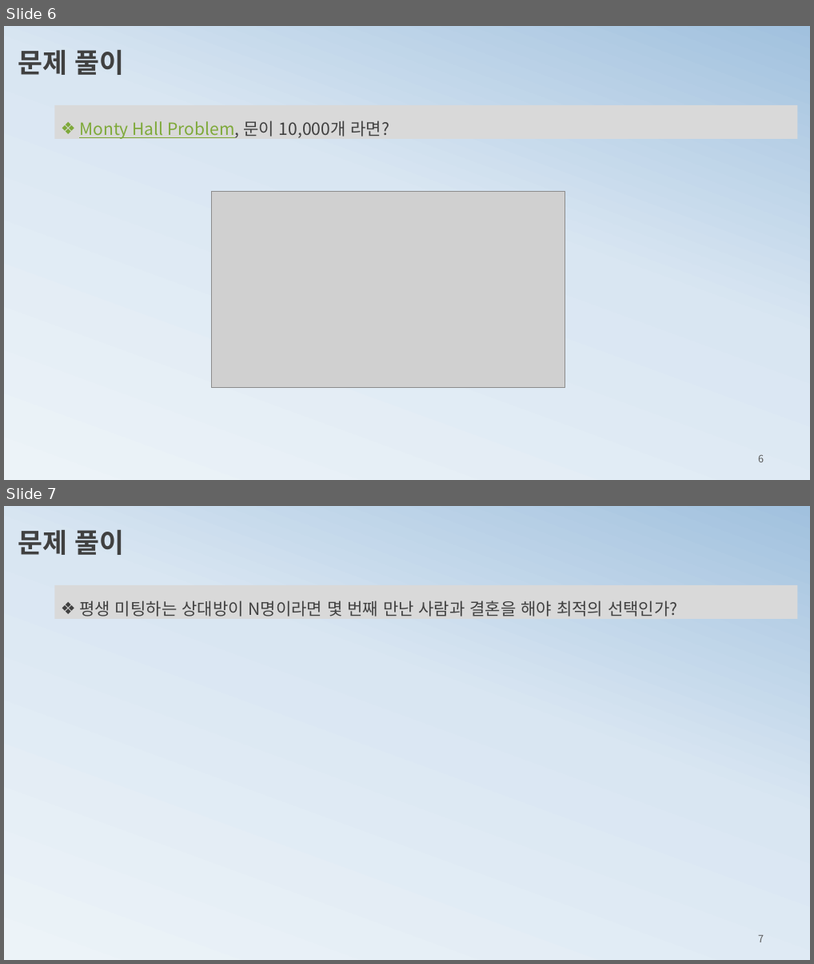
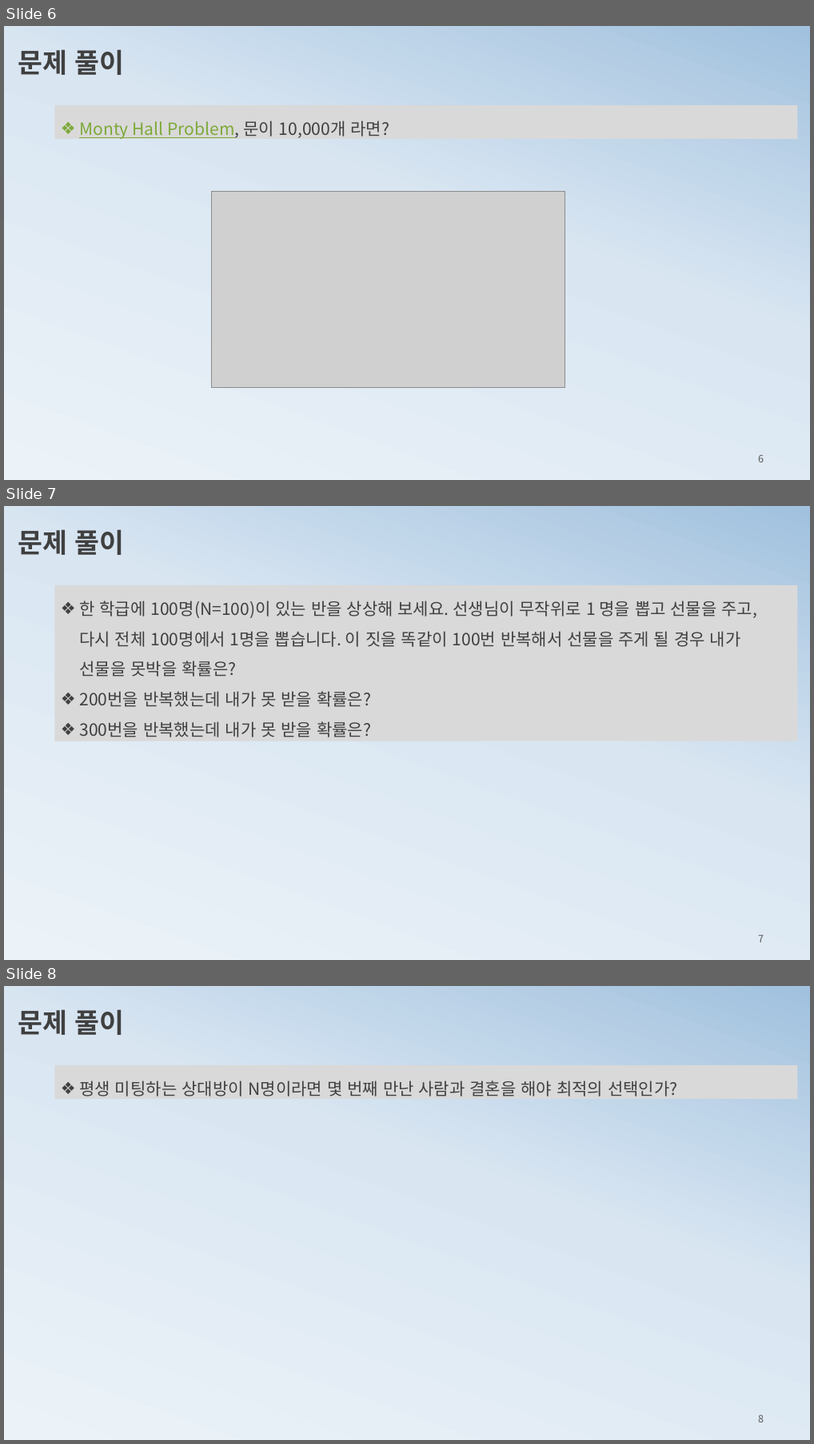
Before and after one commit to ancestor9/mathematics-for-machine-learning, a slide deck: 5_Montecarlo Simulation.pptx. Shown one above the other, each under a label of ours: slides 6 and 7 before the commit, slides 6, 7 and 8 after it. The pictures are 814x964 and 814x1444 pixels, drawn with LibreOffice and Linux fonts; fonts in the diff are those of the drawing; grey boxes stand for pictures. Boxes give left, top, right and bottom in pixels: in the first picture for what was removed or moved away, otherwise in the second. Text is boxed around its words. In the diff, an @@ line names an element or a change of style, - is before the commit and + after.

```diff
--- a/5_Montecarlo Simulation.pptx
+++ b/5_Montecarlo Simulation.pptx
@@ slide 7 added at box(4, 506, 810, 960), background gradient #ECF3F8 to #D9E6F2 to #A1C1DE @@
@@ text added at box(18, 530, 124, 555), 32 pt, text #404040, bold @@
+문제 풀이
@@ rectangle added at box(55, 585, 798, 741), fill #D9D9D9, 20 pt, text #404040 @@
+❖ 한 학급에 100명(N=100)이 있는 반을 상상해 보세요. 선생님이 무작위로 1 명을 뽑고 선물을 주고, 다시 전체 100명에서 1명을 뽑습니다. 이 짓을 똑같이 100번 반복해서 선물을 주게 될 경우 내가 선물을 못박을 확률은?
+❖ 200번을 반복했는데 내가 못 받을 확률은?
+❖ 300번을 반복했는데 내가 못 받을 확률은?
@@ page number added at box(758, 935, 764, 942), 12 pt, text #595959 @@
+7
@@ what was slide 7 is now slide 8 @@
@@ page number at box(758, 1414, 764, 1422): text changed @@
-7
+8
```
Also in this commit, not shown: 1 other file.
